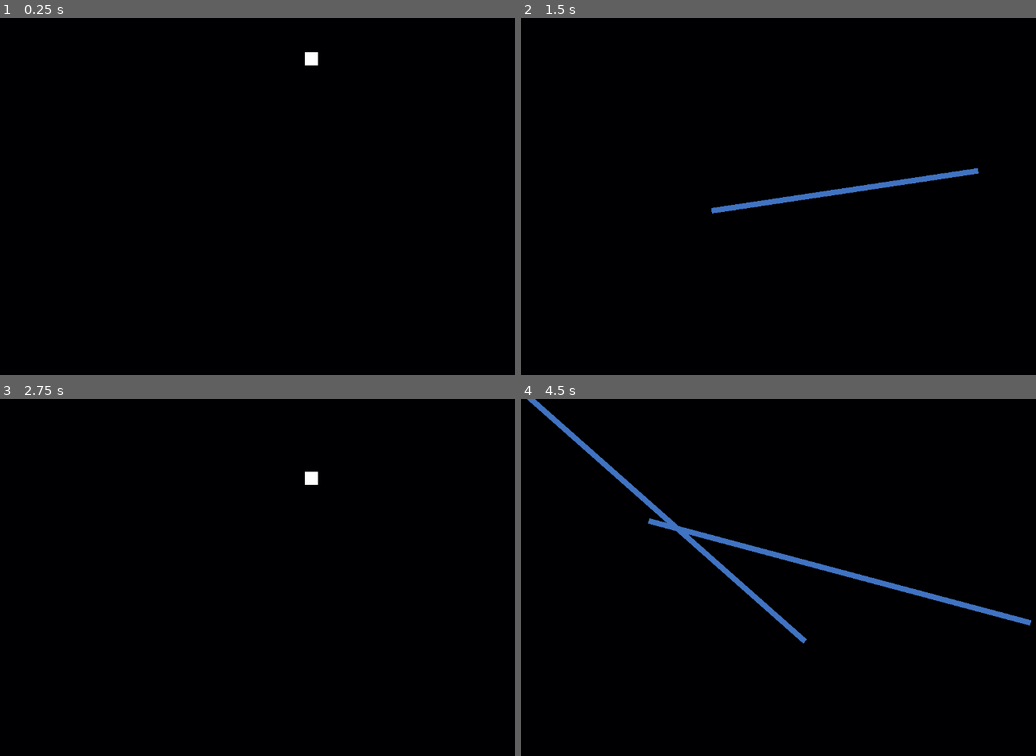
Above: before the commit, frames 1-4 (two rows, left to right).
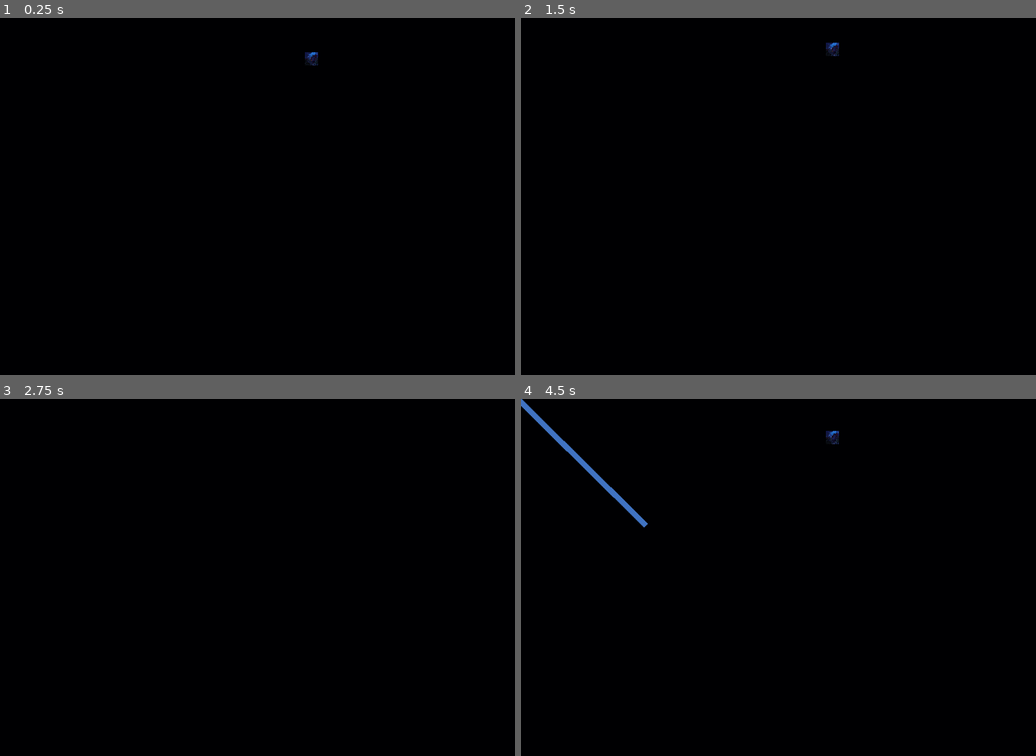
Above: after the commit, the same moments.

Repository: NathouneOne/2d-platformer-proto-01
Game: Godot game, scene res://Assets/Scenes/MAIN.tscn
Two runs of this game, one before a commit and one after it. Both use one fixed random seed, a clock stepped at 60 frames per second and the inputs below. Before the commit the project starts from res://Assets/Scenes/Levels/level_1.tscn.
Inputs (mouse positions are in pixels of both pictures, inside the frame that each line leads up to):
- Up to frame 1 (0.25 s): no input
- Up to frame 2 (1.5 s): move the mouse to (979, 178) at 0.52 s; press the mouse at (979, 178) at 0.53 s; hold D (right) from 0.53 s (still down); tap Space (jump) at 0.77 s; move the mouse to (711, 214) at 1.27 s; release the mouse at (711, 214) at 1.28 s; right-click (711, 214) at 1.35 s
- Up to frame 3 (2.75 s): tap Space (jump) at 1.52 s; move the mouse to (324, 566) at 2.02 s; release D (right) at 2.03 s; press the mouse at (324, 566) at 2.03 s; hold A (left) from 2.03 s (still down)
- Up to frame 4 (4.5 s): move the mouse to (809, 648) at 2.77 s; release A (left) at 2.78 s; release the mouse at (809, 648) at 2.78 s; hold D (right) 2.78-4.28 s; right-click (809, 648) at 2.85 s; tap Space (jump) at 3.02, 3.77 s; move the mouse to (1030, 631) at 3.52 s; press the mouse at (1030, 631) at 3.53 s; move the mouse to (649, 523) at 4.27 s; release the mouse at (649, 523) at 4.28 s; hold A (left) from 4.28 s (still down); right-click (649, 523) at 4.35 s

The runs differ from the first frame. In frame 1, 0.1% of the frame differs, in the area x 59-62%, y 9-14%; in frame 2, 1.0%; in frame 3, 0.1%; in frame 4, 3.1%, in the area x 0-100%, y 0-69%.

Commit message:
Killplanes improved + added enemies and lvl1

Diff:
--- a/Assets/Scenes/Boxes/jump_box.tscn
+++ b/Assets/Scenes/Boxes/jump_box.tscn
@@ -15,14 +15,10 @@
 shape = SubResource("RectangleShape2D_3v7e2")
 
 [node name="ColorRect" type="ColorRect" parent="."]
-unique_name_in_owner = true
-offset_left = -10.0
-offset_top = -10.0
-offset_right = 10.0
-offset_bottom = 10.0
-size_flags_horizontal = 0
+offset_right = 40.0
+offset_bottom = 40.0
 mouse_filter = 2
-color = Color(0.24601504, 0.63, 0.1953, 1)
+color = Color(0.20059997, 0.59, 0.20708996, 1)
 
 [connection signal="body_entered" from="." to="." method="_on_body_entered"]
 [connection signal="mouse_entered" from="." to="." method="_on_mouse_entered"]
--- /dev/null
+++ b/Assets/Scenes/Levels/Level_assets/finish_line.tscn
@@ -0,0 +1,38 @@
+[gd_scene load_steps=5 format=3 uid="uid://c5upg4beflf0y"]
+
+[ext_resource type="Script" uid="uid://b6g5fd6n2okmf" path="res://Assets/Scripts/Level_assets/finish_line.gd" id="1_y7kjl"]
+
+[sub_resource type="RectangleShape2D" id="RectangleShape2D_ukvds"]
+size = Vector2(42, 986)
+
+[sub_resource type="Gradient" id="Gradient_y7kjl"]
+offsets = PackedFloat32Array(0, 0.5297619, 1)
+colors = PackedColorArray(0, 0, 0, 0.5882353, 1, 1, 1, 0.5882353, 0, 0, 0, 0.5882353)
+
+[sub_resource type="GradientTexture2D" id="GradientTexture2D_7dhey"]
+resource_local_to_scene = true
+gradient = SubResource("Gradient_y7kjl")
+fill_from = Vector2(0.5086207, 0.5086207)
+fill_to = Vector2(0.5086207, 0.5991379)
+repeat = 1
+
+[node name="FinishLine" type="Area2D"]
+script = ExtResource("1_y7kjl")
+
+[node name="CollisionShape2D" type="CollisionShape2D" parent="."]
+position = Vector2(1, 335)
+shape = SubResource("RectangleShape2D_ukvds")
+
+[node name="Sprite2D" type="Sprite2D" parent="."]
+position = Vector2(1.0000005, 327)
+scale = Vector2(0.65625, 11.28125)
+texture = SubResource("GradientTexture2D_7dhey")
+
+[node name="Timer2" type="Timer" parent="."]
+unique_name_in_owner = true
+wait_time = 2.0
+one_shot = true
+ignore_time_scale = true
+
+[connection signal="body_entered" from="." to="." method="_on_body_entered"]
+[connection signal="timeout" from="Timer2" to="." method="_on_timer_2_timeout"]
--- /dev/null
+++ b/Assets/Scenes/Levels/Level_assets/killer_static.tscn
@@ -0,0 +1,27 @@
+[gd_scene load_steps=4 format=3 uid="uid://2s6vndtoofk4"]
+
+[ext_resource type="Script" uid="uid://cbxexe7bv1wq0" path="res://Assets/Scripts/Level_assets/killer_static.gd" id="1_ej5mb"]
+[ext_resource type="Texture2D" uid="uid://dcqjugngvejwb" path="res://Assets/Graphics/pink_triangle.png" id="1_scpvq"]
+
+[sub_resource type="CircleShape2D" id="CircleShape2D_ej5mb"]
+radius = 16.0
+
+[node name="Killer_static" type="Area2D"]
+script = ExtResource("1_ej5mb")
+
+[node name="CollisionShape2D" type="CollisionShape2D" parent="."]
+shape = SubResource("CircleShape2D_ej5mb")
+
+[node name="PinkTriangle" type="Sprite2D" parent="."]
+position = Vector2(0, 1.1920929e-07)
+scale = Vector2(0.19531251, 0.20742144)
+texture = ExtResource("1_scpvq")
+
+[node name="Timer3" type="Timer" parent="."]
+unique_name_in_owner = true
+wait_time = 0.5
+one_shot = true
+ignore_time_scale = true
+
+[connection signal="body_entered" from="." to="." method="_on_body_entered"]
+[connection signal="timeout" from="Timer3" to="." method="_on_timer_3_timeout"]
--- /dev/null
+++ b/Assets/Scenes/Levels/Level_assets/walls.tscn
@@ -0,0 +1,24 @@
+[gd_scene load_steps=5 format=3 uid="uid://q7xl8yhad1q1"]
+
+[ext_resource type="Script" uid="uid://ddaqsfsqp1fe3" path="res://Assets/Scripts/Level_assets/walls.gd" id="1_rs37p"]
+
+[sub_resource type="RectangleShape2D" id="RectangleShape2D_jj2rk"]
+size = Vector2(64, 64)
+
+[sub_resource type="Gradient" id="Gradient_jj2rk"]
+offsets = PackedFloat32Array(0, 0.82738096)
+colors = PackedColorArray(0.51212007, 0.20059997, 0.59, 0.5647059, 0.51212007, 0.20059997, 0.59, 1)
+
+[sub_resource type="GradientTexture2D" id="GradientTexture2D_rs37p"]
+gradient = SubResource("Gradient_jj2rk")
+fill = 2
+fill_from = Vector2(0.5, 0.49137932)
+
+[node name="walls" type="StaticBody2D"]
+script = ExtResource("1_rs37p")
+
+[node name="CollisionShape2D" type="CollisionShape2D" parent="."]
+shape = SubResource("RectangleShape2D_jj2rk")
+
+[node name="Sprite2D" type="Sprite2D" parent="."]
+texture = SubResource("GradientTexture2D_rs37p")
--- /dev/null
+++ b/Assets/Scenes/Levels/level_01.tscn
@@ -0,0 +1,75 @@
+[gd_scene load_steps=4 format=3 uid="uid://dukeajinfui7p"]
+
+[ext_resource type="PackedScene" uid="uid://q7xl8yhad1q1" path="res://Assets/Scenes/Levels/Level_assets/walls.tscn" id="1_lsyt4"]
+[ext_resource type="PackedScene" uid="uid://c5upg4beflf0y" path="res://Assets/Scenes/Levels/Level_assets/finish_line.tscn" id="2_r5n6j"]
+[ext_resource type="PackedScene" uid="uid://2s6vndtoofk4" path="res://Assets/Scenes/Levels/Level_assets/killer_static.tscn" id="3_ge381"]
+
+[node name="Level_01" type="Node2D"]
+
+[node name="walls20" parent="." instance=ExtResource("1_lsyt4")]
+position = Vector2(1397, -139)
+scale = Vector2(1, 9.11)
+
+[node name="walls21" parent="." instance=ExtResource("1_lsyt4")]
+position = Vector2(1397, 643.99994)
+scale = Vector2(1, 9.11)
+
+[node name="walls22" parent="." instance=ExtResource("1_lsyt4")]
+position = Vector2(1732, -145)
+scale = Vector2(1, 15.58)
+
+[node name="walls23" parent="." instance=ExtResource("1_lsyt4")]
+position = Vector2(1732, 775)
+scale = Vector2(1, 9.11)
+
+[node name="FinishLine" parent="." instance=ExtResource("2_r5n6j")]
+position = Vector2(2391, -91)
+scale = Vector2(1, 1.4800007)
+
+[node name="Killer_static" parent="." instance=ExtResource("3_ge381")]
+position = Vector2(1571, 582)
+
+[node name="Killer_static2" parent="." instance=ExtResource("3_ge381")]
+position = Vector2(1571, 162)
+
+[node name="Killer_static3" parent="." instance=ExtResource("3_ge381")]
+position = Vector2(1857, 586)
+
+[node name="Killer_static4" parent="." instance=ExtResource("3_ge381")]
+position = Vector2(1935, 555)
+
+[node name="Killer_static5" parent="." instance=ExtResource("3_ge381")]
+position = Vector2(2003, 519)
+
+[node name="Killer_static6" parent="." instance=ExtResource("3_ge381")]
+position = Vector2(2083, 506)
+
+[node name="Killer_static7" parent="." instance=ExtResource("3_ge381")]
+position = Vector2(2155, 535)
+
+[node name="Killer_static8" parent="." instance=ExtResource("3_ge381")]
+position = Vector2(2220, 569)
+
+[node name="Killer_static9" parent="." instance=ExtResource("3_ge381")]
+position = Vector2(2278, 608)
+
+[node name="Killer_static12" parent="." instance=ExtResource("3_ge381")]
+position = Vector2(1857, 256)
+
+[node name="Killer_static13" parent="." instance=ExtResource("3_ge381")]
+position = Vector2(1935, 225)
+
+[node name="Killer_static14" parent="." instance=ExtResource("3_ge381")]
+position = Vector2(2003, 189)
+
+[node name="Killer_static15" parent="." instance=ExtResource("3_ge381")]
+position = Vector2(2083, 176)
+
+[node name="Killer_static16" parent="." instance=ExtResource("3_ge381")]
+position = Vector2(2155, 205)
+
+[node name="Killer_static17" parent="." instance=ExtResource("3_ge381")]
+position = Vector2(2220, 239)
+
+[node name="Killer_static18" parent="." instance=ExtResource("3_ge381")]
+position = Vector2(2278, 278)
--- a/Assets/Scenes/Levels/level_1.tscn
+++ /dev/null
@@ -1,52 +0,0 @@
-[gd_scene load_steps=5 format=3 uid="uid://dhi4esrgo13w"]
-
-[ext_resource type="Script" uid="uid://dikffibh4xf3r" path="res://Assets/Scripts/Levels/level_1.gd" id="1_6s2ob"]
-[ext_resource type="PackedScene" uid="uid://dn4ngxigyb5vv" path="res://Assets/Scenes/player.tscn" id="1_un3gw"]
-[ext_resource type="PackedScene" uid="uid://dd7ffle0ebnwv" path="res://Assets/Scenes/UI/UI_box_wheel_selector.tscn" id="3_asalx"]
-
-[sub_resource type="RectangleShape2D" id="RectangleShape2D_un3gw"]
-resource_local_to_scene = true
-size = Vector2(14255, 236.18)
-
-[node name="Level1" type="Node2D"]
-script = ExtResource("1_6s2ob")
-
-[node name="Player" parent="." instance=ExtResource("1_un3gw")]
-unique_name_in_owner = true
-position = Vector2(552, 40)
-
-[node name="Camera2D" type="Camera2D" parent="Player"]
-unique_name_in_owner = true
-position = Vector2(-552, -40)
-anchor_mode = 0
-process_callback = 0
-limit_smoothed = true
-position_smoothing_enabled = true
-drag_horizontal_offset = -0.49
-
-[node name="KillPlane" type="Area2D" parent="Player/Camera2D"]
-unique_name_in_owner = true
-
-[node name="CollisionShape2D" type="CollisionShape2D" parent="Player/Camera2D/KillPlane"]
-position = Vector2(26, 865)
-shape = SubResource("RectangleShape2D_un3gw")
-
-[node name="CollisionShape2D2" type="CollisionShape2D" parent="Player/Camera2D/KillPlane"]
-position = Vector2(-18, -237)
-shape = SubResource("RectangleShape2D_un3gw")
-
-[node name="Timer" type="Timer" parent="."]
-unique_name_in_owner = true
-one_shot = true
-
-[node name="UI_box_wheel_selector" parent="." instance=ExtResource("3_asalx")]
-unique_name_in_owner = true
-visible = false
-mouse_filter = 2
-bkg_color = Color(0.15082997, 0.23720983, 0.20831388, 1)
-line_color = Color(0.031200001, 0.034493327, 0.13, 1)
-inner_radius = 15.0
-option_colors = Array[Color]([Color(0.644511, 0.60616297, 0.6118528, 1), Color(0.61, 0.18300001, 0.21858342, 1), Color(0.18855935, 0.3106646, 0.78814065, 1), Color(0.2462464, 0.50748646, 0.26699582, 1)])
-highlight_color = Color(0.46709955, 0.47035164, 0.39399168, 1)
-
-[connection signal="timeout" from="Timer" to="." method="_on_timer_timeout"]
--- /dev/null
+++ b/Assets/Scenes/MAIN.tscn
@@ -0,0 +1,59 @@
+[gd_scene load_steps=7 format=3 uid="uid://dhi4esrgo13w"]
+
+[ext_resource type="Script" uid="uid://dikffibh4xf3r" path="res://Assets/Scripts/MAIN.gd" id="1_qhfm1"]
+[ext_resource type="PackedScene" uid="uid://dn4ngxigyb5vv" path="res://Assets/Scenes/player.tscn" id="2_stkbw"]
+[ext_resource type="PackedScene" uid="uid://dd7ffle0ebnwv" path="res://Assets/Scenes/UI/UI_box_wheel_selector.tscn" id="3_oybyx"]
+[ext_resource type="PackedScene" uid="uid://dukeajinfui7p" path="res://Assets/Scenes/Levels/level_01.tscn" id="4_stkbw"]
+
+[sub_resource type="WorldBoundaryShape2D" id="WorldBoundaryShape2D_stkbw"]
+distance = 101.0
+
+[sub_resource type="WorldBoundaryShape2D" id="WorldBoundaryShape2D_oybyx"]
+normal = Vector2(0, 1)
+distance = 191.0
+
+[node name="MAIN" type="Node2D"]
+script = ExtResource("1_qhfm1")
+
+[node name="Player" parent="." instance=ExtResource("2_stkbw")]
+unique_name_in_owner = true
+position = Vector2(552, 40)
+
+[node name="Camera2D" type="Camera2D" parent="Player"]
+unique_name_in_owner = true
+position = Vector2(-552, -40)
+anchor_mode = 0
+process_callback = 0
+limit_smoothed = true
+position_smoothing_enabled = true
+drag_horizontal_offset = -0.49
+
+[node name="Timer" type="Timer" parent="."]
+unique_name_in_owner = true
+one_shot = true
+
+[node name="UI_box_wheel_selector" parent="." instance=ExtResource("3_oybyx")]
+unique_name_in_owner = true
+visible = false
+mouse_filter = 2
+bkg_color = Color(0.15082997, 0.23720983, 0.20831388, 1)
+line_color = Color(0.031200001, 0.034493327, 0.13, 1)
+inner_radius = 15.0
+option_colors = Array[Color]([Color(0.644511, 0.60616297, 0.6118528, 1), Color(0.61, 0.18300001, 0.21858342, 1), Color(0.18855935, 0.3106646, 0.78814065, 1), Color(0.2462464, 0.50748646, 0.26699582, 1)])
+highlight_color = Color(0.46709955, 0.47035164, 0.39399168, 1)
+
+[node name="Level_01" parent="." instance=ExtResource("4_stkbw")]
+
+[node name="KillPlane" type="Area2D" parent="."]
+unique_name_in_owner = true
+
+[node name="CollisionShape2D" type="CollisionShape2D" parent="KillPlane"]
+position = Vector2(27, 804)
+shape = SubResource("WorldBoundaryShape2D_stkbw")
+
+[node name="CollisionShape2D2" type="CollisionShape2D" parent="KillPlane"]
+position = Vector2(-19, -235)
+shape = SubResource("WorldBoundaryShape2D_oybyx")
+
+[connection signal="timeout" from="Timer" to="." method="_on_timer_timeout"]
+[connection signal="body_entered" from="KillPlane" to="." method="_on_kill_plane_body_entered"]
--- a/Assets/Scenes/player.tscn
+++ b/Assets/Scenes/player.tscn
@@ -1,6 +1,7 @@
-[gd_scene load_steps=3 format=3 uid="uid://dn4ngxigyb5vv"]
+[gd_scene load_steps=4 format=3 uid="uid://dn4ngxigyb5vv"]
 
 [ext_resource type="Script" uid="uid://duqsf6ihceqjg" path="res://Assets/Scripts/player.gd" id="1_6cd4h"]
+[ext_resource type="Texture2D" uid="uid://d1tg1wot5bf6y" path="res://Assets/Graphics/luderick-grumeau-01-paint-3-copie.jpg" id="2_7dd06"]
 
 [sub_resource type="RectangleShape2D" id="RectangleShape2D_egera"]
 size = Vector2(24, 24)
@@ -14,13 +15,12 @@
 position = Vector2(12, 12)
 shape = SubResource("RectangleShape2D_egera")
 
-[node name="ColorRect" type="ColorRect" parent="CollisionShape2D"]
-offset_left = -12.0
-offset_top = -12.0
-offset_right = 12.0
-offset_bottom = 12.0
-
 [node name="RayCast2D" type="RayCast2D" parent="."]
 unique_name_in_owner = true
 position = Vector2(12, 0)
 target_position = Vector2(0, 45)
+
+[node name="LuderickGrumeau01Paint3Copie" type="Sprite2D" parent="."]
+position = Vector2(12, 12)
+scale = Vector2(0.012499999, 0.020654045)
+texture = ExtResource("2_7dd06")
--- /dev/null
+++ b/Assets/Scripts/Level_assets/finish_line.gd
@@ -0,0 +1,13 @@
+extends Area2D
+
+
+
+
+func _on_body_entered(_body: Node2D) -> void:
+	%Timer.start()
+	Engine.time_scale=0.1
+
+
+func _on_timer_2_timeout() -> void:
+	Engine.time_scale=1
+	get_tree().reload_current_scene()
--- /dev/null
+++ b/Assets/Scripts/Level_assets/killer_static.gd
@@ -0,0 +1,18 @@
+extends Area2D
+
+
+
+# Called every frame. 'delta' is the elapsed time since the previous frame.
+func _process(delta: float) -> void:
+	rotate(TAU*delta)
+
+
+func _on_body_entered(_body: Node2D) -> void:
+	%Timer3.start()
+	Engine.time_scale=0.1
+
+
+
+func _on_timer_3_timeout() -> void:
+	Engine.time_scale=1
+	get_tree().reload_current_scene()
--- /dev/null
+++ b/Assets/Scripts/Level_assets/walls.gd
@@ -0,0 +1,5 @@
+extends StaticBody2D
+
+
+
+const ISGROUND=1
--- a/Assets/Scripts/Levels/level_1.gd
+++ b/Assets/Scripts/MAIN.gd
@@ -34,10 +34,6 @@
 	# Fix camera on y, allowing only X to move.
 	%Camera2D.global_position.y=0
 
-	#Reset level on fall
-	## Find something else than an area 2D, like an infinite plane on x
-	if %KillPlane.has_overlapping_bodies() :
-		%Timer.start(TIMER_TIME)
 
 	# Create a box if not in box selection
 	if not Input.is_action_pressed("right_clic"):
@@ -112,5 +108,9 @@
 	add_child(box)
 
 
-func _on_timer_timeout() -> void:
-	get_tree().reload_current_scene()
+
+
+func _on_kill_plane_body_entered(body: Node2D) -> void:
+	print("body")
+	if body == %Player :
+		get_tree().reload_current_scene()
--- a/Assets/Scripts/player.gd
+++ b/Assets/Scripts/player.gd
@@ -4,7 +4,7 @@
 const SPEED = 300.0
 const AIRCONTROL_FORCE = 800.0
 const JUMP_VELOCITY = -350.0
-const ABOX_ACCEL = 500
+const ABOX_ACCEL = 750
 
 const GRAVITY = 700.0
 
Binary file added: Assets/Graphics/luderick-grumeau-01-paint-3-copie.jpg
Not shown, added: Assets/Graphics/luderick-grumeau-01-paint-3-copie.jpg.import
Binary file added: Assets/Graphics/pink_triangle.png
Not shown, added: Assets/Graphics/pink_triangle.png.import
Not shown, added: Assets/Scripts/Level_assets/finish_line.gd.uid
Not shown, added: Assets/Scripts/Level_assets/killer_static.gd.uid
Not shown, added: Assets/Scripts/Level_assets/walls.gd.uid
Renamed: Assets/Scripts/Levels/level_1.gd.uid -> Assets/Scripts/MAIN.gd.uid
